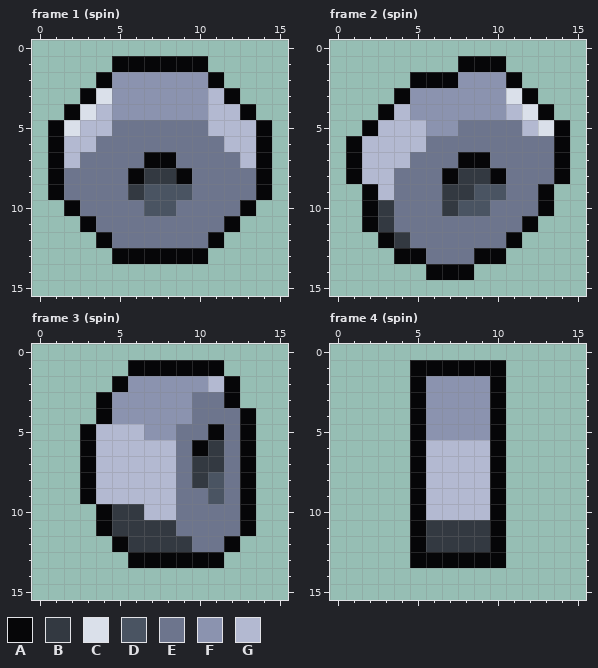
Two states of a pixel-art file, art/nut.aseprite. This is how it looked before the edit.
16x16 pixels, 6 frames. Shown: frame 1 (spin), frame 2 (spin), frame 3 (spin), frame 4 (spin). The commit also changed other frames, which this record leaves out.
Palette (. is transparent): A #060608  B #333941  C #dae0ea  D #4a5462  E #6d758d  F #8b93af  G #b3b9d1
Pixels before, frame 1 (spin), first column x 1:
 1 ....AAAAAA....
 2 ...AFFFFFFA...
 3 ..ACFFFFFFGA..
 4 .ACGFFFFFFGGA.
 5 ACGGEEEEEEGGGA
 6 AGGEEEEEEEEGGA
 7 AGEEEEAAEEEEGA
 8 AEEEEABBAEEEEA
 9 AEEEEBDDDEEEEA
10 .AEEEEDDEEEEA.
11 ..AEEEEEEEEA..
12 ...AEEEEEEA...
13 ....AAAAAA....
Pixels before, frame 2 (spin), first column x 1:
 1 .......AAA....
 2 ....AAAFFFA...
 3 ...AFFFFFFCA..
 4 ..AGFFFFFFGCA.
 5 .AGGGFFEEEEGCA
 6 AGGGGEEEEEEEEA
 7 AGGGEEEAAEEEEA
 8 AGGEEEABBAEEEA
 9 .AGEEEBBDDEEA.
10 .ABEEEBDDEEEA.
11 .ABEEEEEEEEA..
12 ..ABEEEEEEA...
13 ...AAEEEAA....
14 .....AAA......
Pixels before, frame 3 (spin), first column x 3:
 1 ...AAAAAA..
 2 ..AFFFFFGA.
 3 .AFFFFFEEA.
 4 .AFFFFFEEEA
 5 AGGGFFEEAEA
 6 AGGGGGEABEA
 7 AGGGGGEBBEA
 8 AGGGGGEBDEA
 9 AGGGGGEEDEA
10 .ABBGGEEEEA
11 .ABBBBEEEEA
12 ..ABBBBEEA.
13 ...AAAAAA..
Pixels before, frame 4 (spin), first column x 5:
 1 AAAAAA
 2 AFFFFA
 3 AFFFFA
 4 AFFFFA
 5 AFFFFA
 6 AGGGGA
 7 AGGGGA
 8 AGGGGA
 9 AGGGGA
10 AGGGGA
11 ABBBBA
12 ABBBBA
13 AAAAAA
Now the later version:
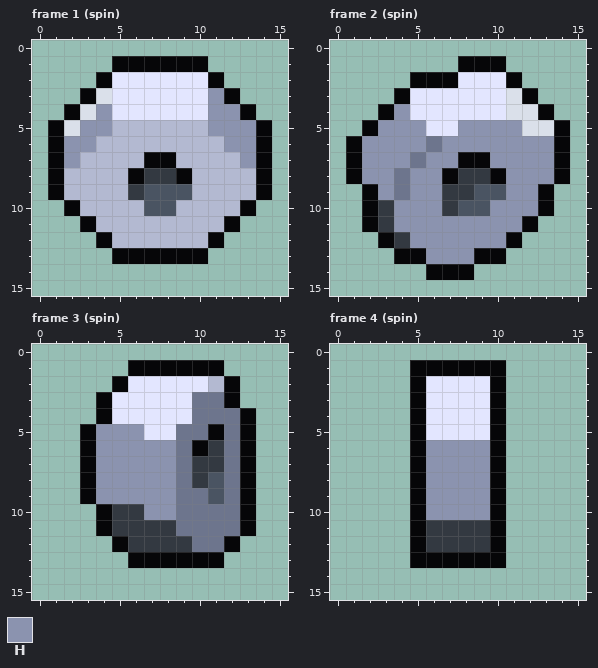
Colours new in this view: H #8b93af
Change:
{"colour":"F","old":"#8b93af","new":"#e3e6ff"}
{"where": "frame 1 (spin)"}
{"frame":1,"y":3,"x":11,"old":"G","new":"H"}
{"frame":1,"y":4,"x":4,"old":"G","new":"H"}
{"frame":1,"y":4,"x":11,"old":"GG","new":"HH"}
{"frame":1,"y":5,"x":3,"old":"GGEEEEEEGGG","new":"HHGGGGGGHHH"}
{"frame":1,"y":6,"x":2,"old":"GGEEEEEEEEGG","new":"HHGGGGGGGGHH"}
{"frame":1,"y":7,"x":2,"old":"GEEEE","new":"HGGGG"}
{"frame":1,"y":7,"x":9,"old":"EEEEG","new":"GGGGH"}
{"frame":1,"y":8,"x":2,"old":"EEEE","new":"GGGG"}
{"frame":1,"y":8,"x":10,"old":"EEEE","new":"GGGG"}
{"frame":1,"y":9,"x":2,"old":"EEEE","new":"GGGG"}
{"frame":1,"y":9,"x":10,"old":"EEEE","new":"GGGG"}
{"frame":1,"y":10,"x":3,"old":"EEEE","new":"GGGG"}
{"frame":1,"y":10,"x":9,"old":"EEEE","new":"GGGG"}
{"frame":1,"y":11,"x":4,"old":"EEEEEEEE","new":"GGGGGGGG"}
{"frame":1,"y":12,"x":5,"old":"EEEEEE","new":"GGGGGG"}
{"where": "frame 2 (spin)"}
{"frame":2,"y":4,"x":4,"old":"G","new":"H"}
{"frame":2,"y":4,"x":11,"old":"G","new":"C"}
{"frame":2,"y":5,"x":3,"old":"GGG","new":"HHH"}
{"frame":2,"y":5,"x":8,"old":"EEEEG","new":"HHHHC"}
{"frame":2,"y":6,"x":2,"old":"GGGG","new":"HHHH"}
{"frame":2,"y":6,"x":7,"old":"EEEEEEE","new":"HHHHHHH"}
{"frame":2,"y":7,"x":2,"old":"GGG","new":"HHH"}
{"frame":2,"y":7,"x":6,"old":"EE","new":"HH"}
{"frame":2,"y":7,"x":10,"old":"EEEE","new":"HHHH"}
{"frame":2,"y":8,"x":2,"old":"GG","new":"HH"}
{"frame":2,"y":8,"x":5,"old":"EE","new":"HH"}
{"frame":2,"y":8,"x":11,"old":"EEE","new":"HHH"}
{"frame":2,"y":9,"x":3,"old":"G","new":"H"}
{"frame":2,"y":9,"x":5,"old":"EE","new":"HH"}
{"frame":2,"y":9,"x":11,"old":"EE","new":"HH"}
{"frame":2,"y":10,"x":4,"old":"EEE","new":"HHH"}
{"frame":2,"y":10,"x":10,"old":"EEE","new":"HHH"}
{"frame":2,"y":11,"x":4,"old":"EEEEEEEE","new":"HHHHHHHH"}
{"frame":2,"y":12,"x":5,"old":"EEEEEE","new":"HHHHHH"}
{"frame":2,"y":13,"x":6,"old":"EEE","new":"HHH"}
{"where": "frame 3 (spin)"}
{"frame":3,"y":5,"x":4,"old":"GGG","new":"HHH"}
{"frame":3,"y":6,"x":4,"old":"GGGGG","new":"HHHHH"}
{"frame":3,"y":7,"x":4,"old":"GGGGG","new":"HHHHH"}
{"frame":3,"y":8,"x":4,"old":"GGGGG","new":"HHHHH"}
{"frame":3,"y":9,"x":4,"old":"GGGGG","new":"HHHHH"}
{"frame":3,"y":10,"x":7,"old":"GG","new":"HH"}
{"where": "frame 4 (spin)"}
{"frame":4,"y":6,"x":6,"old":"GGGG","new":"HHHH"}
{"frame":4,"y":7,"x":6,"old":"GGGG","new":"HHHH"}
{"frame":4,"y":8,"x":6,"old":"GGGG","new":"HHHH"}
{"frame":4,"y":9,"x":6,"old":"GGGG","new":"HHHH"}
{"frame":4,"y":10,"x":6,"old":"GGGG","new":"HHHH"}
